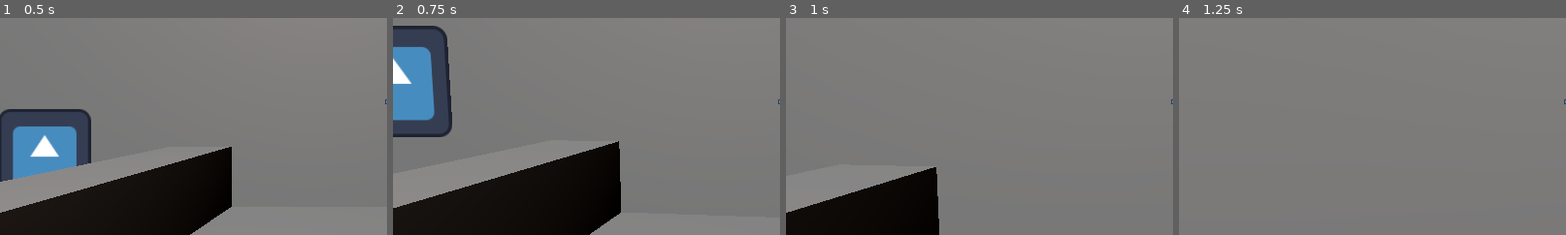
Above: before the commit, frames 1-4 (left to right).
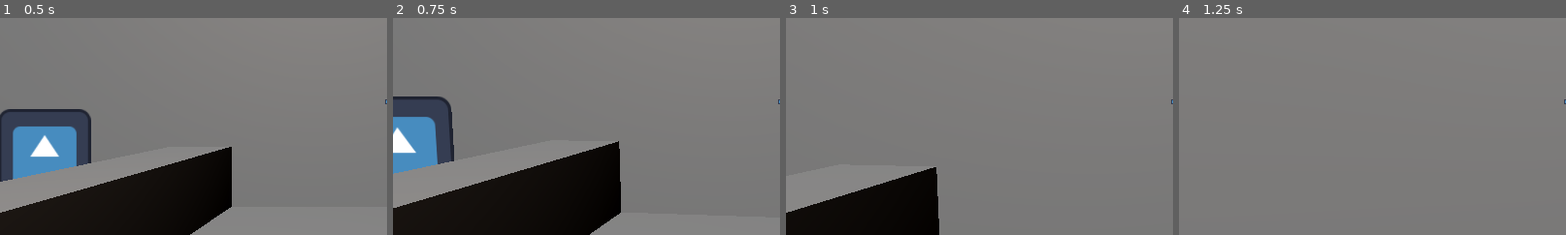
Above: after the commit, the same moments.

Repository: chybby/ldjam51
Game: Godot game, scene res://scenes/Game.tscn
Two runs of this game, one before a commit and one after it. Both use one fixed random seed, a clock stepped at 60 frames per second and the inputs below. The engine's default icon, where the game draws it, is replaced by a stand-in: a white triangle on a blue panel in a dark square.
Inputs (mouse positions are % of the whole screen's width and height, from its top left):
- Up to frame 1 (0.5 s): no input
- Up to frame 2 (0.75 s): tap Enter (ui_accept) at 0.5 s; move the mouse to (49, 52) at 0.52 s; press the mouse at (49, 52) at 0.53 s; hold W (move_forward) from 0.53 s (still down)
- Up to frame 3 (1 s): keep holding W (move_forward); tap Enter (ui_accept) at 0.77 s
- Up to frame 4 (1.25 s): keep holding W (move_forward)
The pictures show only the part of the screen within x 0-50%, y 31-81%; the shares and areas given below are measured in that part.

Frame 1 is identical in both runs. In frame 2, 8.9% of the frame differs, in the area x 0-16%, y 3-72%; in frame 3, nothing differs; in frame 4, nothing differs.

Commit message:
wot

Diff:
--- a/scenes/Cafe.tscn
+++ b/scenes/Cafe.tscn
@@ -41,20 +41,6 @@
 
 [sub_resource type="PlaneMesh" id="PlaneMesh_7ha3h"]
 size = Vector2(10, 5)
-
-[sub_resource type="Curve3D" id="Curve3D_k1mva"]
-_data = {
-"points": PackedVector3Array(0, 0, 0, 0, 0, 0, -2.47678, 0.467091, -4.04601, 0, 0, 0, 0, 0, 0, -2.44114, 0.425802, 4.09396, 0, 0, 0, 0, 0, 0, -3.51358, 0.620775, 4.04303, 0, 0, 0, 0, 0, 0, -3.50295, 0.652888, -3.91613, 0, 0, 0, 0, 0, 0, -4.51651, 0.836391, -3.78595, 0, 0, 0, 0, 0, 0, -4.52381, 0.804278, 4.03207),
-"tilts": PackedFloat32Array(0, 0, 0, 0, 0, 0)
-}
-point_count = 6
-
-[sub_resource type="StandardMaterial3D" id="StandardMaterial3D_1bwpc"]
-albedo_color = Color(0.607843, 0.403922, 0.235294, 1)
-
-[sub_resource type="BoxMesh" id="BoxMesh_lu3xc"]
-material = SubResource("StandardMaterial3D_1bwpc")
-size = Vector3(2, 3, 0.5)
 
 [node name="Cafe" type="Node3D"]
 
@@ -140,13 +126,3 @@
 transform = Transform3D(1, 0, 0, 0, 1, 0, 0, 0, 1, 0, 4.80693, 0)
 light_color = Color(1, 0.870588, 0.776471, 1)
 omni_range = 7.87653
-
-[node name="CustomerLinePath" type="Path3D" parent="."]
-curve = SubResource("Curve3D_k1mva")
-
-[node name="Door" type="Node3D" parent="."]
-transform = Transform3D(1, 0, 0, 0, 1, 0, 0, 0, 1, -13.7717, 2.38419e-07, 4.65307)
-
-[node name="MeshInstance3d" type="MeshInstance3D" parent="Door"]
-transform = Transform3D(1, 0, 0, 0, 1, 0, 0, 0, 1, 0, 1.5, 0)
-mesh = SubResource("BoxMesh_lu3xc")
--- a/scenes/Customer.tscn
+++ b/scenes/Customer.tscn
@@ -1,12 +1,10 @@
-[gd_scene load_steps=4 format=3 uid="uid://cr33lnn25ik5q"]
+[gd_scene load_steps=3 format=3 uid="uid://cr33lnn25ik5q"]
 
 [ext_resource type="Texture2D" uid="uid://bawxmlpjvwt8t" path="res://assets/icon.svg" id="1_gon5j"]
-[ext_resource type="Script" path="res://scenes/Customer.gd" id="1_vr6f5"]
 
 [sub_resource type="CapsuleShape3D" id="CapsuleShape3D_b0tom"]
 
 [node name="Customer" type="CharacterBody3D"]
-script = ExtResource("1_vr6f5")
 
 [node name="Collision" type="CollisionShape3D" parent="."]
 transform = Transform3D(1, 0, 0, 0, 1, 0, 0, 0, 1, 0, 1, 0)
@@ -16,7 +14,3 @@
 transform = Transform3D(1, 0, 0, 0, 1, 0, 0, 0, 1, 0, 1, 0)
 billboard = 2
 texture = ExtResource("1_gon5j")
-
-[node name="CustomerAnimationPlayer" type="AnimationPlayer" parent="."]
-
-[node name="Timer" type="Timer" parent="."]
Not shown: 1 places in resources/theme.tres that only renumber resources
Not shown: 1 places in scenes/Cafe.tscn that only renumber resources
